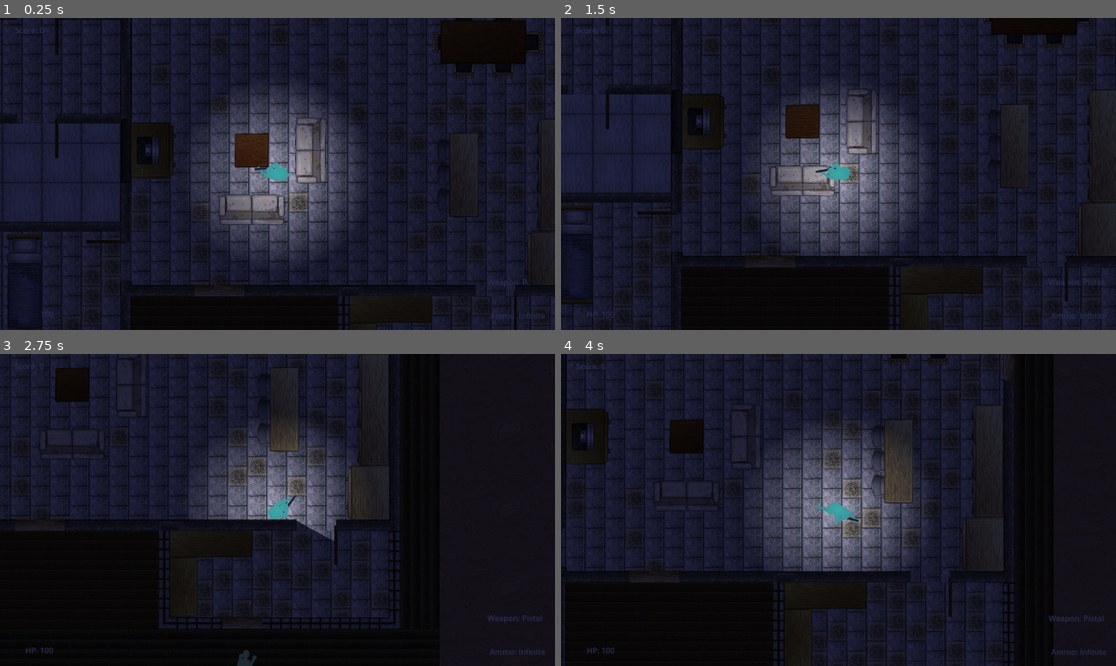
Above: before the commit, frames 1-4 (two rows, left to right).
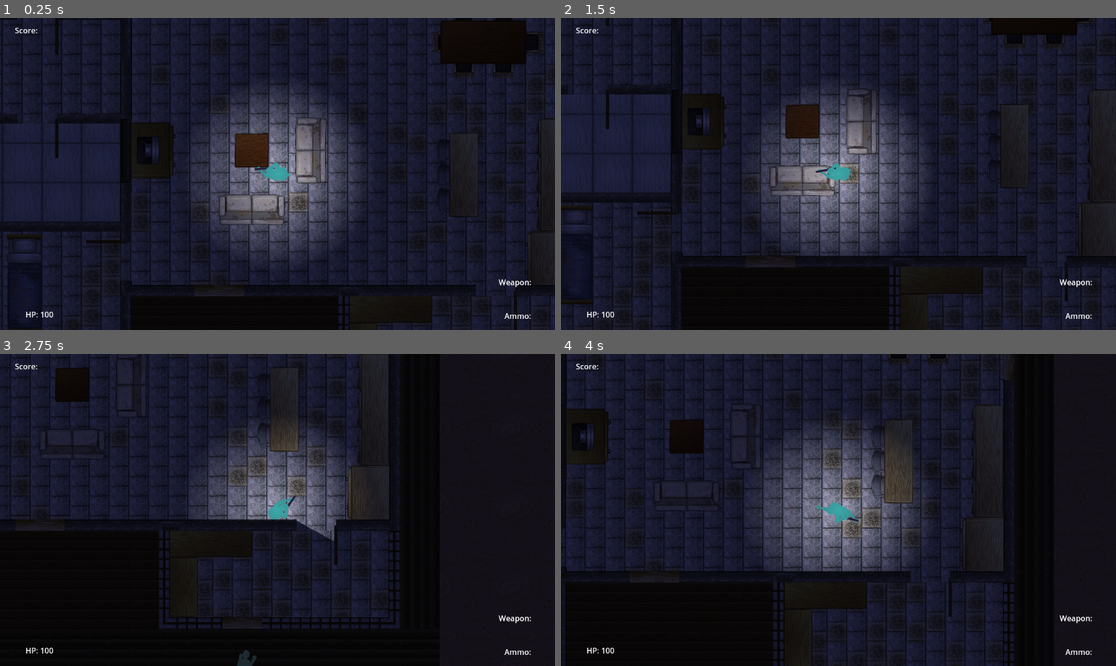
Above: after the commit, the same moments.

Repository: ajaparicio36/infection-invasion
Game: Godot game, scene res://scenes/world.tscn
Same seed, same stepped clock (60 frames per second), same inputs: the game is played once before the commit and once after it. The engine's default icon, where the game draws it, is replaced by a stand-in: a white triangle on a blue panel in a dark square.
Inputs (mouse positions are in pixels of both pictures, inside the frame that each line leads up to):
- Up to frame 1 (0.25 s): no input
- Up to frame 2 (1.5 s): move the mouse to (960, 158) at 0.52 s; hold D (right) 0.53-1.28 s; hold E (melee) 0.53-1.28 s; tap Enter at 1.25 s; move the mouse to (727, 189) at 1.27 s; hold S (down) from 1.28 s (still down); tap F (repair) at 1.35 s
- Up to frame 3 (2.75 s): move the mouse to (333, 441) at 2.02 s; release S (down) at 2.03 s; hold D (right) from 2.03 s (still down); hold Shift (run) from 2.03 s (still down)
- Up to frame 4 (4 s): move the mouse to (810, 572) at 2.77 s; release D (right) at 2.78 s; release Shift (run) at 2.78 s; hold W (up) 2.78-3.53 s; click (810, 572) at 2.85 s; move the mouse to (1005, 556) at 3.52 s; hold A (left) from 3.53 s (still down); hold E (melee) from 3.53 s (still down)

The runs differ from the first frame. In frame 1, 0.3% of the frame differs, in the area x 2-99%, y 3-97%; in frame 2, 0.3%; in frame 3, 0.3%; in frame 4, 0.3%.
Error after the commit: Invalid assignment of property or key 'text' with value of type 'String' on a base object of type 'null instance'. (res://scripts/hud.gd:19)

Commit message:
feat: add damage sfx and hp regen

Diff:
--- a/scenes/hud.tscn
+++ b/scenes/hud.tscn
@@ -1,23 +1,33 @@
 [gd_scene format=3 uid="uid://2sb4wl82v6gx"]
 
 [node name="HUD" type="Control"]
+top_level = true
+light_mask = 0
+visibility_layer = 1023
 layout_mode = 3
 anchors_preset = 0
 offset_right = 1151.0
 offset_bottom = 647.0
 
-[node name="HPLabel" type="Label" parent="."]
-layout_mode = 0
-offset_left = 1.0
-offset_top = 584.0
-offset_right = 164.0
-offset_bottom = 648.0
-text = "HP: 100"
+[node name="CanvasLayer" type="CanvasLayer" parent="."]
+
+[node name="ScoreLabel" type="Label" parent="CanvasLayer"]
+offset_left = 31.0
+offset_top = 14.0
+offset_right = 79.0
+offset_bottom = 37.0
+text = "Score:"
+
+[node name="AmmoLabel" type="Label" parent="CanvasLayer"]
+offset_left = 998.0
+offset_top = 591.0
+offset_right = 1152.0
+offset_bottom = 647.0
+text = "Ammo:"
 horizontal_alignment = 1
 vertical_alignment = 1
 
-[node name="WeaponLabel" type="Label" parent="."]
-layout_mode = 0
+[node name="WeaponLabel" type="Label" parent="CanvasLayer"]
 offset_left = 986.0
 offset_top = 513.0
 offset_right = 1153.0
@@ -27,20 +37,11 @@
 horizontal_alignment = 1
 vertical_alignment = 1
 
-[node name="AmmoLabel" type="Label" parent="."]
-layout_mode = 0
-offset_left = 998.0
-offset_top = 591.0
-offset_right = 1152.0
-offset_bottom = 647.0
-text = "Ammo:"
+[node name="HPLabel" type="Label" parent="CanvasLayer"]
+offset_left = 1.0
+offset_top = 584.0
+offset_right = 164.0
+offset_bottom = 648.0
+text = "HP: 100"
 horizontal_alignment = 1
 vertical_alignment = 1
-
-[node name="ScoreLabel" type="Label" parent="."]
-layout_mode = 0
-offset_left = 31.0
-offset_top = 14.0
-offset_right = 79.0
-offset_bottom = 37.0
-text = "Score:"
--- a/scenes/player.tscn
+++ b/scenes/player.tscn
@@ -1,9 +1,12 @@
-[gd_scene load_steps=43 format=3 uid="uid://cirrdl384yl6p"]
+[gd_scene load_steps=46 format=3 uid="uid://cirrdl384yl6p"]
 
 [ext_resource type="Script" path="res://scripts/player.gd" id="1_e7kw0"]
 [ext_resource type="Texture2D" uid="uid://cj0shg6ude8qx" path="res://assets/soldier/soldier-walking.png" id="2_ox7q2"]
 [ext_resource type="Texture2D" uid="uid://brrfv7jhl3qk5" path="res://assets/soldier/soldier-shooting.png" id="3_eowmj"]
 [ext_resource type="Script" path="res://scripts/weapon.gd" id="4_x0kbv"]
+[ext_resource type="AudioStream" uid="uid://bov815c317rkn" path="res://assets/sfx/pistol.wav" id="5_53bd0"]
+[ext_resource type="AudioStream" uid="uid://icdsxhtonvah" path="res://assets/sfx/shotgun.wav" id="6_h7451"]
+[ext_resource type="AudioStream" uid="uid://bl1q2jg7v6vkj" path="res://assets/sfx/damage.wav" id="7_q4ban"]
 
 [sub_resource type="AtlasTexture" id="AtlasTexture_lu12q"]
 atlas = ExtResource("2_ox7q2")
@@ -294,6 +297,14 @@
 [node name="Barrel" type="Node2D" parent="Weapon"]
 position = Vector2(0, 5)
 
+[node name="Pistol" type="AudioStreamPlayer2D" parent="Weapon"]
+stream = ExtResource("5_53bd0")
+volume_db = -7.495
+
+[node name="Shotgun" type="AudioStreamPlayer2D" parent="Weapon"]
+stream = ExtResource("6_h7451")
+volume_db = -15.258
+
 [node name="Area2D" type="Area2D" parent="." groups=["player"]]
 
 [node name="CollisionShape2D" type="CollisionShape2D" parent="Area2D"]
@@ -303,3 +314,6 @@
 [node name="PlayerCollisionShape2D" type="CollisionShape2D" parent="."]
 position = Vector2(0, 4)
 shape = SubResource("CapsuleShape2D_rr0rt")
+
+[node name="Damage" type="AudioStreamPlayer2D" parent="."]
+stream = ExtResource("7_q4ban")
Not shown, added: assets/sfx/damage.wav.import
Not shown, added: assets/sfx/damage.wav
